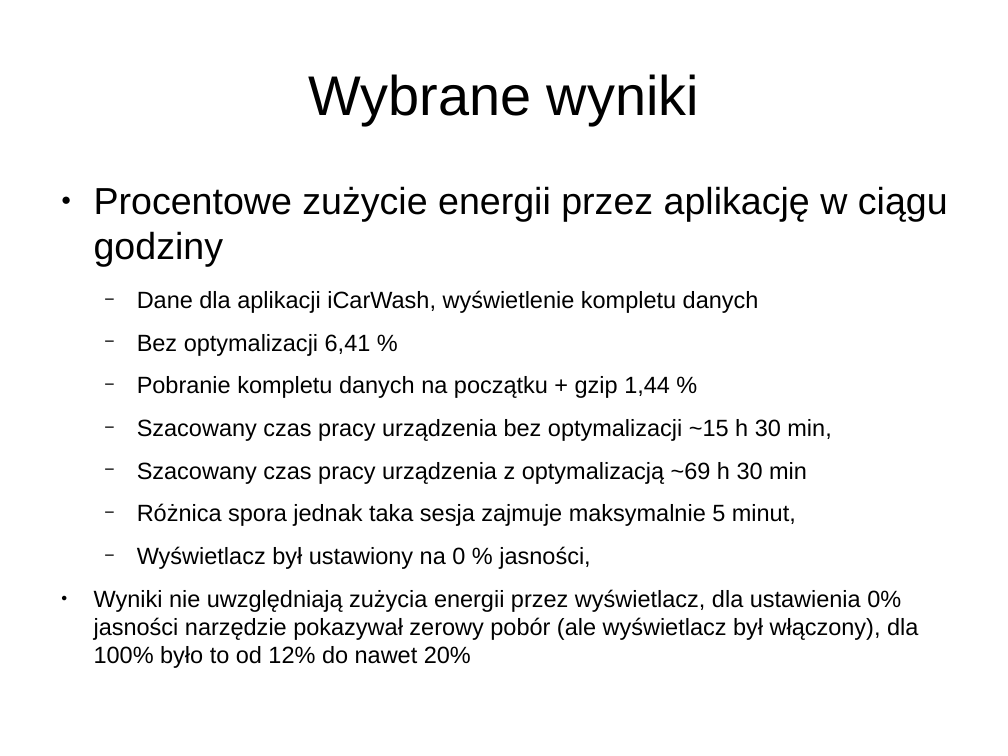
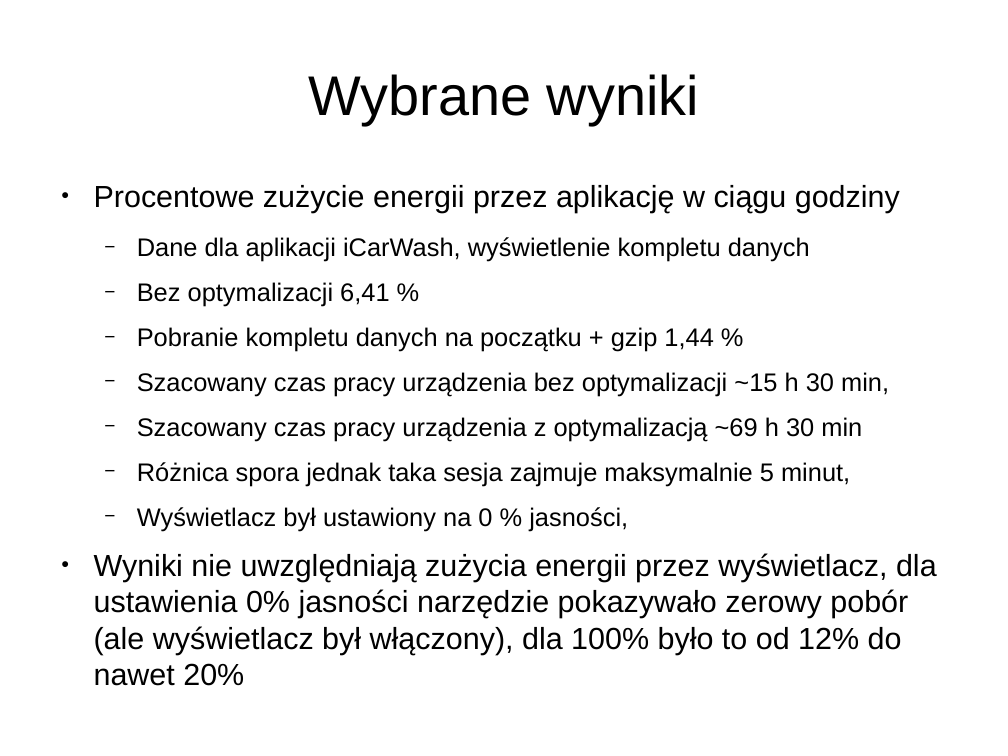
Before and after one commit to aksinghdce/master-thesis, a slide deck: slide 10 of prezentacja.odp. Drawn at 1008x756 pixels with LibreOffice and Linux fonts; fonts in the diff are those of the drawing. Boxes give left, top, right and bottom in pixels: in the first picture for what was removed or moved away, otherwise in the second. Text is boxed around its words. In the diff, an @@ line names an element or a change of style, - is before the commit and + after.

```diff
--- a/prezentacja.odp
+++ b/prezentacja.odp
@@ text at (94, 185, 900, 531): size 29.6 to 24 pt in "Procentowe zużycie energii przez aplikację w ciągu ..."; size 18.5 to 20 pt in "Dane dla aplikacji iCarWash, wyświetlenie kompletu danych", "Bez optymalizacji 6,41 %", "Pobranie kompletu danych na początku + gzip ...", "Szacowany czas pracy urządzenia bez optymalizacji ~15 ..." and 3 more places @@
@@ text at (94, 553, 937, 686): text changed; size 18.5 to 24 pt @@
-● Wyniki nie uwzględniają zużycia energii przez wyświetlacz, dla ustawienia 0% jasności narzędzie pokazywał zerowy pobór (ale wyświetlacz był włączony), dla 100% było to od 12% do nawet 20%
+● Wyniki nie uwzględniają zużycia energii przez wyświetlacz, dla ustawienia 0% jasności narzędzie pokazywało zerowy pobór (ale wyświetlacz był włączony), dla 100% było to od 12% do nawet 20%
```
Also in this commit, not shown: 8 other slides changed.
